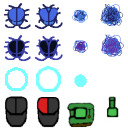
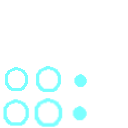
Before/after of a 128px x 128px layered artwork. What changed in the layer stack:
added layer "Pasted Layer #5" above "Pasted Layer #4" over [72, 105, 87, 121]
added layer "Pasted Layer #4" above "Pasted Layer #3" over [34, 98, 63, 127]
added layer "Pasted Layer #3" above "Pasted Layer copy #3" over [3, 99, 29, 126]
hid "fireballSmall.png copy" over [3, 2, 124, 128]
